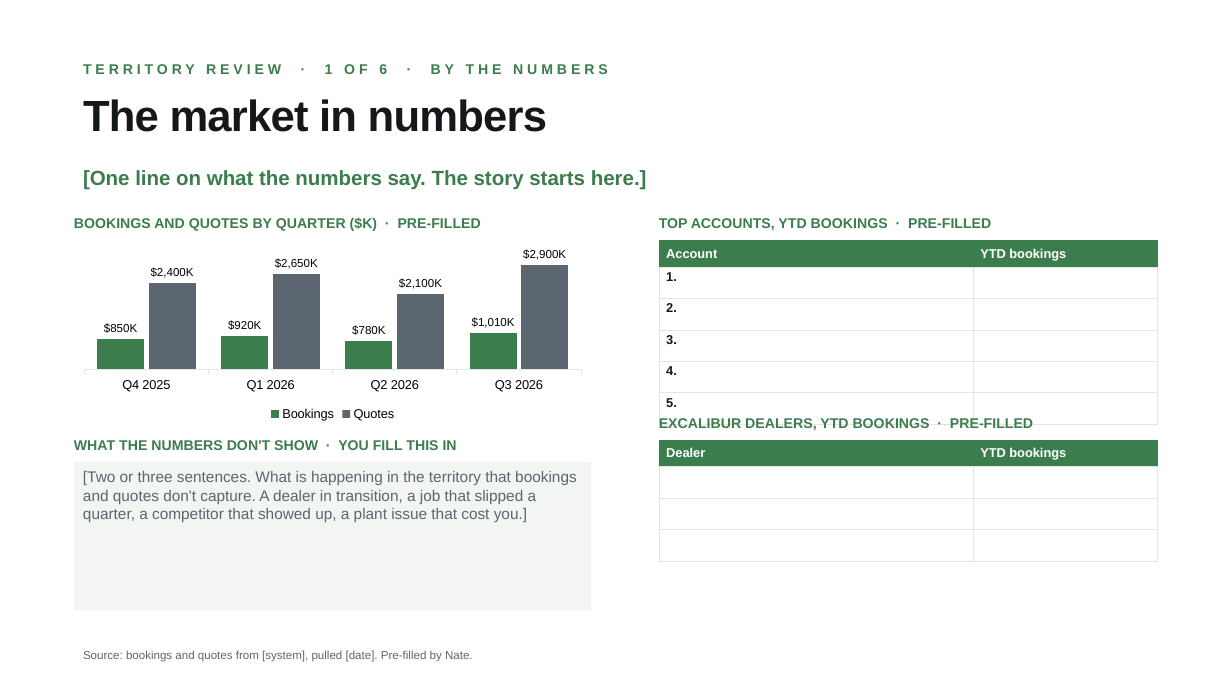
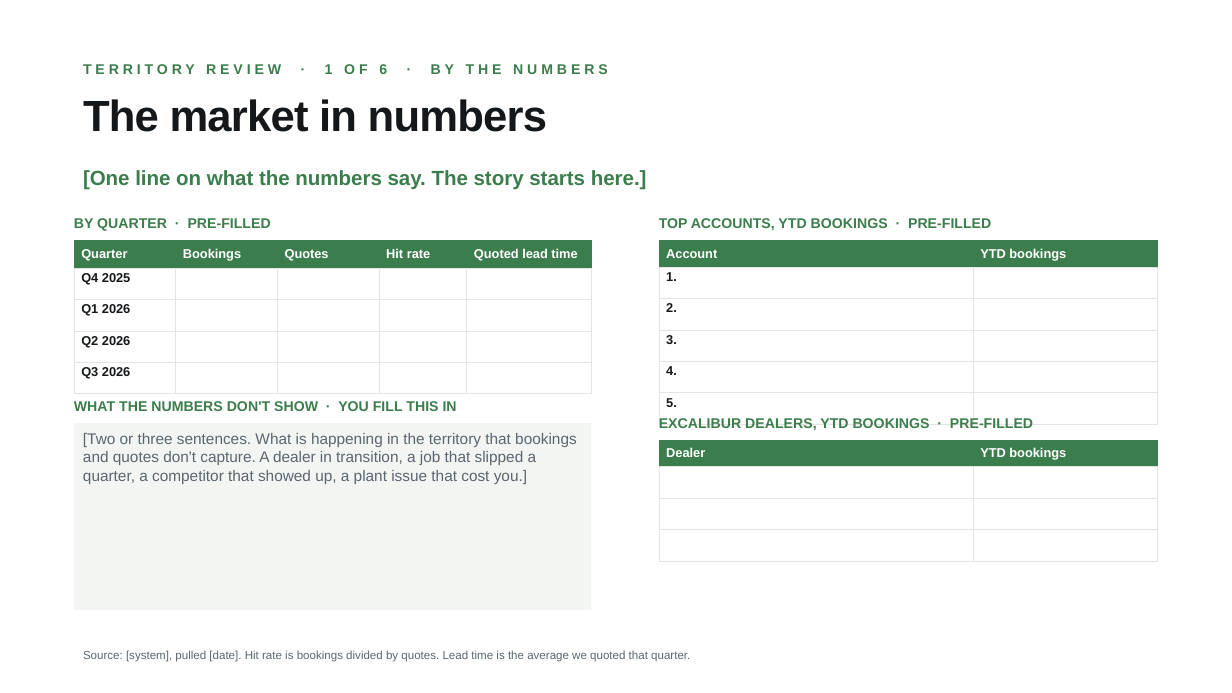
Before and after one commit to guralsnj/git_test, a slide deck: slide 2 of decks/territory-review/Territory Review Template - Market (Mac).pptx. Drawn at 1232x693 pixels with LibreOffice and Linux fonts; fonts in the diff are those of the drawing; background and template pictures are left out. Boxes give left, top, right and bottom in pixels: in the first picture for what was removed or moved away, otherwise in the second. Text is boxed around its words. In the diff, an @@ line names an element or a change of style, - is before the commit and + after.

```diff
--- a/decks/territory-review/Territory Review Template - Market (Mac).pptx
+++ b/decks/territory-review/Territory Review Template - Market (Mac).pptx
@@ text at [74, 218, 271, 231]: text changed @@
-BOOKINGS AND QUOTES BY QUARTER ($K) · PRE-FILLED
+BY QUARTER · PRE-FILLED
@@ column chart removed at [74, 240, 592, 425] @@
-categories: Q4 2025, Q1 2026, Q2 2026, Q3 2026
-Bookings: 850, 920, 780, 1010
-Quotes: 2400, 2650, 2100, 2900
@@ table added at [74, 240, 592, 383], 5 rows, 5 columns @@
+Quarter | Bookings | Quotes | Hit rate | Quoted lead time
+Q4 2025 |  |  |  | 
+Q1 2026 |  |  |  | 
+Q2 2026 |  |  |  | 
+Q3 2026 |  |  |  | 
@@ text "WHAT THE NUMBERS DON'T SHOW ...": place and size @@
-text "WHAT THE NUMBERS DON'T SHOW ..." at [74, 440, 457, 450]
+text "WHAT THE NUMBERS DON'T SHOW ..." at [74, 401, 457, 411]
@@ rectangle "[Two or three sentences. What ...": place and size @@
-rectangle "[Two or three sentences. What ..." at [74, 462, 592, 610]
+rectangle "[Two or three sentences. What ..." at [74, 423, 592, 610]
@@ text at [83, 650, 690, 662]: text changed @@
-Source: bookings and quotes from [system], pulled [date]. Pre-filled by Nate.
+Source: [system], pulled [date]. Hit rate is bookings divided by quotes. Lead time is the average we quoted that quarter.
```
Also in this commit, not shown: 1 other slide changed, 3 other files.
